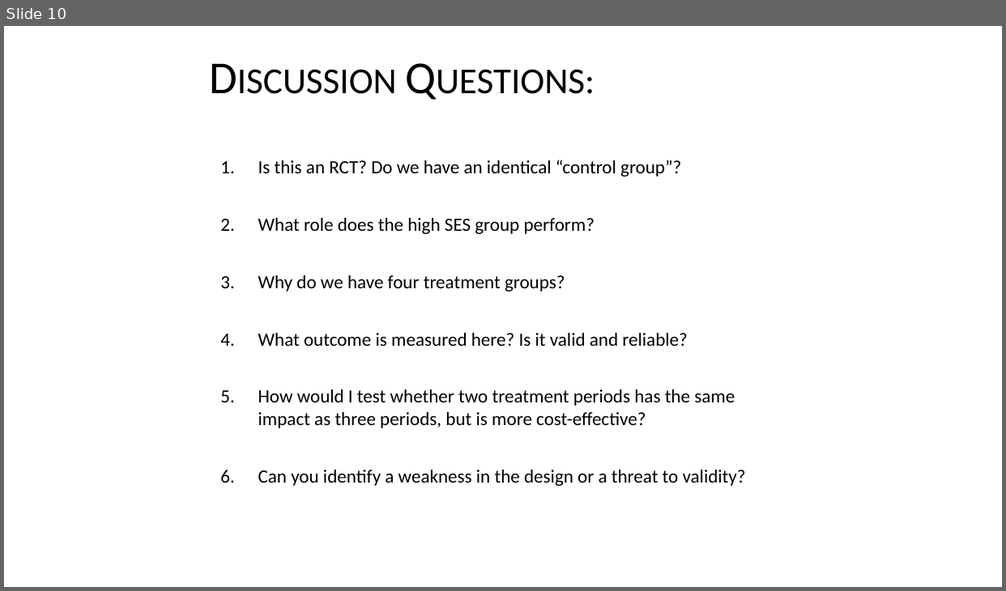
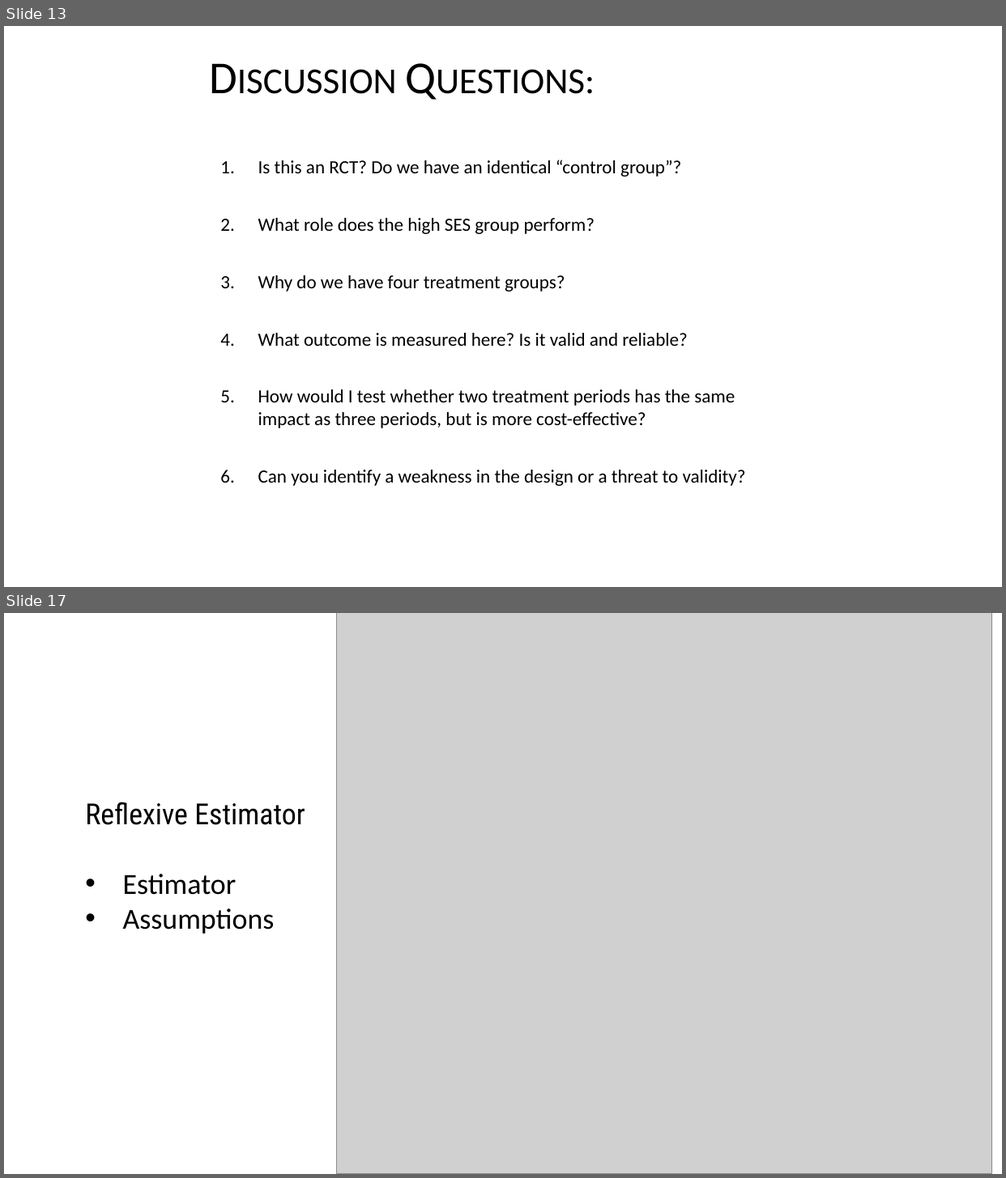
Before and after one commit to Watts-College/cpp-524-fall-2021, a slide deck: lectures/p-01.01-counterfactual-example.pptx. Shown one above the other, each under a label of ours: slide 10 before the commit, slides 13 and 17 after it; the slides between them are not shown. The pictures are 1006x591 and 1006x1178 pixels, drawn with LibreOffice and Linux fonts; fonts in the diff are those of the drawing; grey boxes stand for pictures. Boxes give left, top, right and bottom in pixels: in the first picture for what was removed or moved away, otherwise in the second. Text is boxed around its words. In the diff, an @@ line names an element or a change of style, - is before the commit and + after.

```diff
--- a/lectures/p-01.01-counterfactual-example.pptx
+++ b/lectures/p-01.01-counterfactual-example.pptx
@@ slide 17 added at bbox=[4, 613, 1002, 1174], background #FFFFFF @@
@@ picture added at bbox=[336, 613, 991, 1174] @@
@@ text added at bbox=[85, 802, 305, 934], 28 pt, text #000000 @@
+Reflexive Estimator
+• Estimator
+• Assumptions
@@ what was slide 10 is now slide 13 @@
```
Also in this commit, not shown: 1 slide changed, 13 other slides added, 2 other files.
